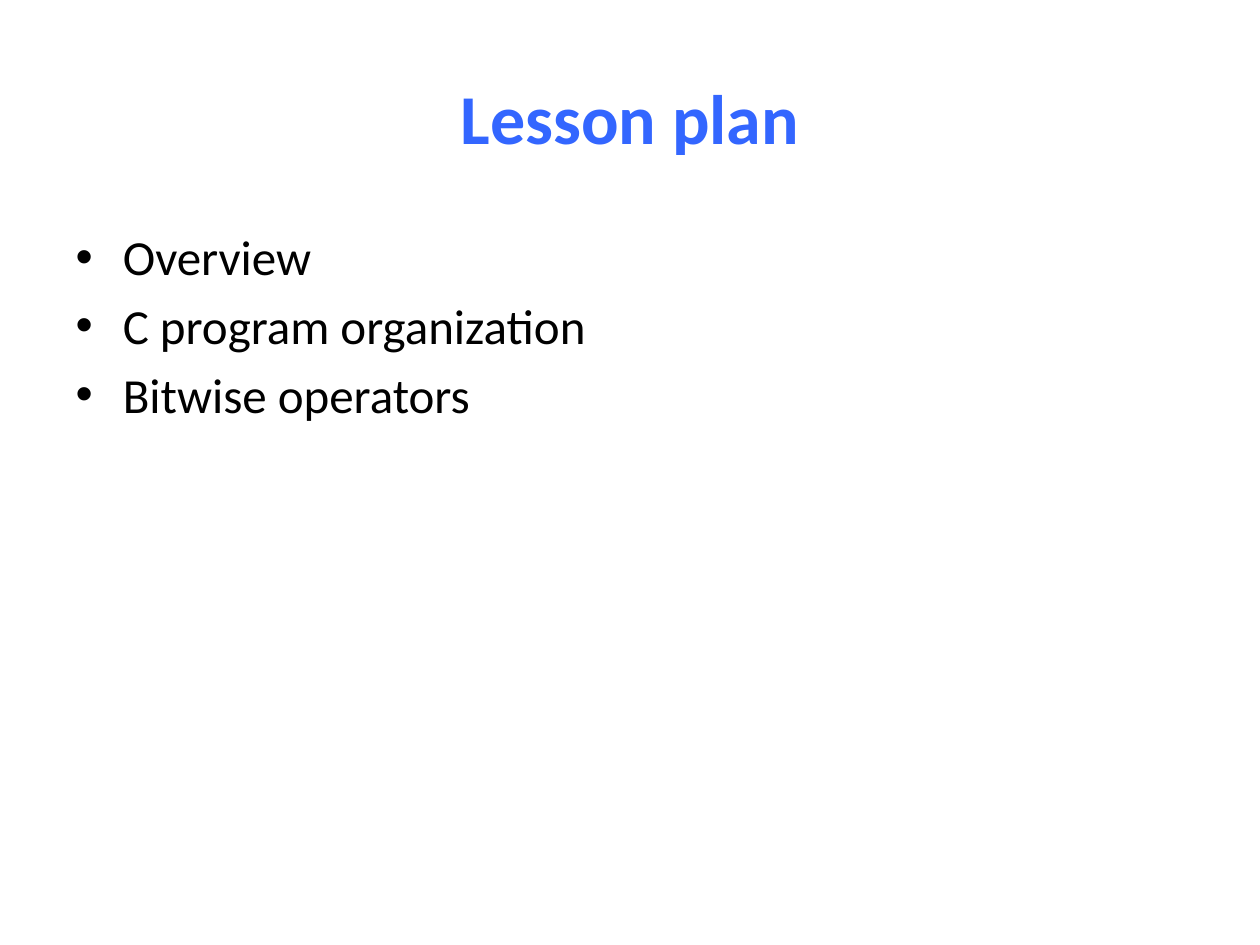
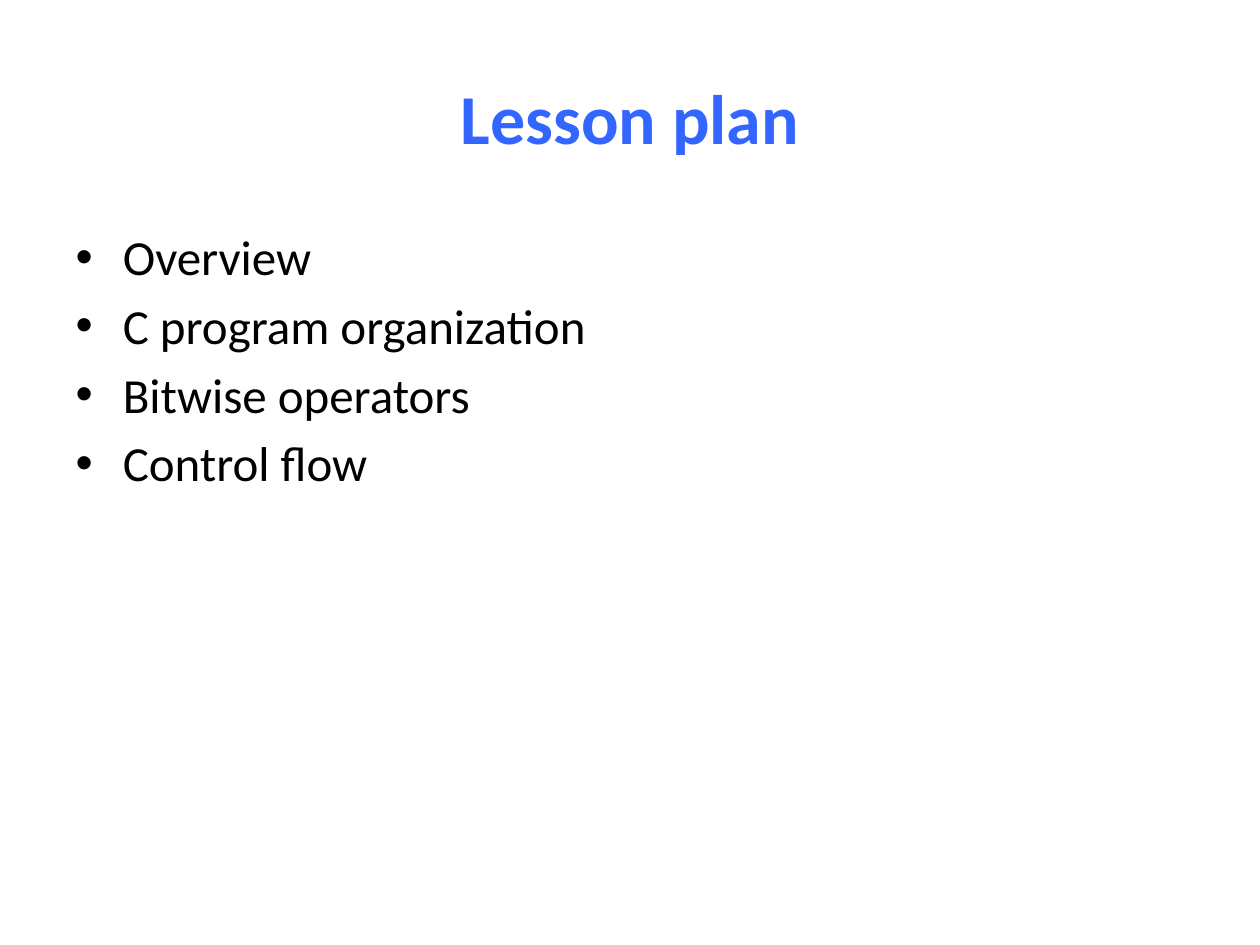
Before and after one commit to NYU-CSO/nyu-cso.github.io, a slide deck: slide 2 of notes/04-C_Basics.pptx. Drawn at 1260x945 pixels with LibreOffice and Linux fonts; fonts in the diff are those of the drawing. Boxes give left, top, right and bottom in pixels: in the first picture for what was removed or moved away, otherwise in the second. Text is boxed around its words. In the diff, an @@ line names an element or a change of style, - is before the commit and + after.

```diff
--- a/notes/04-C_Basics.pptx
+++ b/notes/04-C_Basics.pptx
@@ text at bbox=[123, 447, 367, 482]: paragraph added @@
+• Control flow
```
Also in this commit, not shown: 6 other slides changed, 1 slide added, 2 other files.
